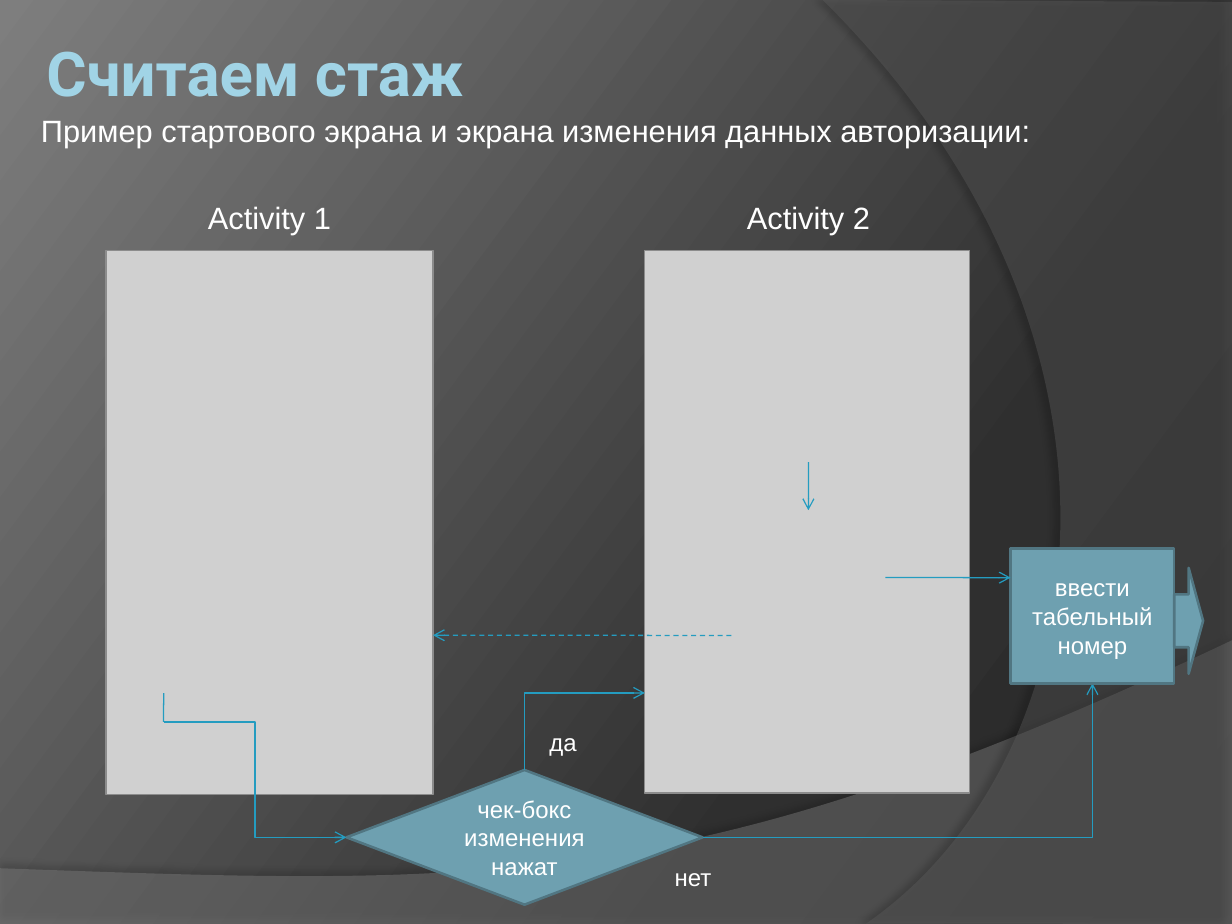
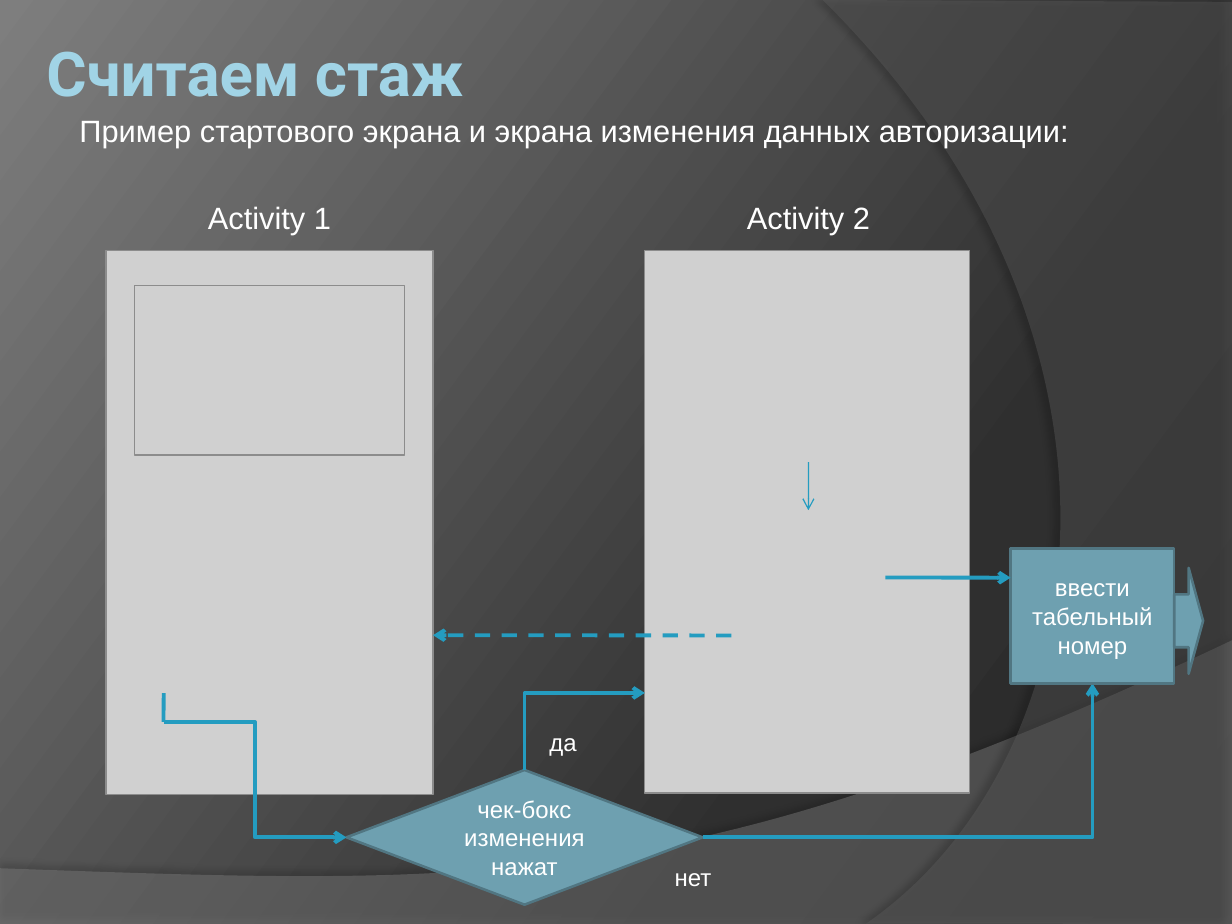
Before and after one commit to alexpt1637/MyAndroid, a slide deck: slide 7 of ПРОЕКТ/Сам Себе Кадровик - считаем стаж.pptx. Drawn at 1232x924 pixels with LibreOffice and Linux fonts; fonts in the diff are those of the drawing; grey boxes stand for pictures. Boxes give left, top, right and bottom in pixels: in the first picture for what was removed or moved away, otherwise in the second. Text is boxed around its words. In the diff, an @@ line names an element or a change of style, - is before the commit and + after.

```diff
--- a/ПРОЕКТ/Сам Себе Кадровик - считаем стаж.pptx
+++ b/ПРОЕКТ/Сам Себе Кадровик - считаем стаж.pptx
@@ text "Пример стартового экрана и экрана ...": place and size @@
-text "Пример стартового экрана и экрана ..." at <box>41,121,1030,148</box>
+text "Пример стартового экрана и экрана ..." at <box>79,121,1069,148</box>
@@ picture added at <box>134,285,404,455</box> @@
@@ arrow (886, 578) - (1010, 578): stroke #239BC2 0.75 pt to #239BC2 2.25 pt @@
@@ arrow (732, 636) - (434, 636): stroke #239BC2 0.75 pt dashed to #239BC2 2.25 pt dashed @@
@@ elbow arrow (702, 838) - (1093, 684): stroke #239BC2 0.75 pt to #239BC2 2.25 pt @@
@@ line (164, 722) - (164, 694): stroke #239BC2 0.75 pt to #239BC2 2.25 pt @@
@@ elbow arrow (525, 770) - (644, 694): stroke #239BC2 0.75 pt to #239BC2 2.25 pt @@
@@ elbow arrow (164, 722) - (346, 838): stroke #239BC2 0.75 pt to #239BC2 2.25 pt @@
```
Also in this commit, not shown: 4 slides added, 47 other files.
